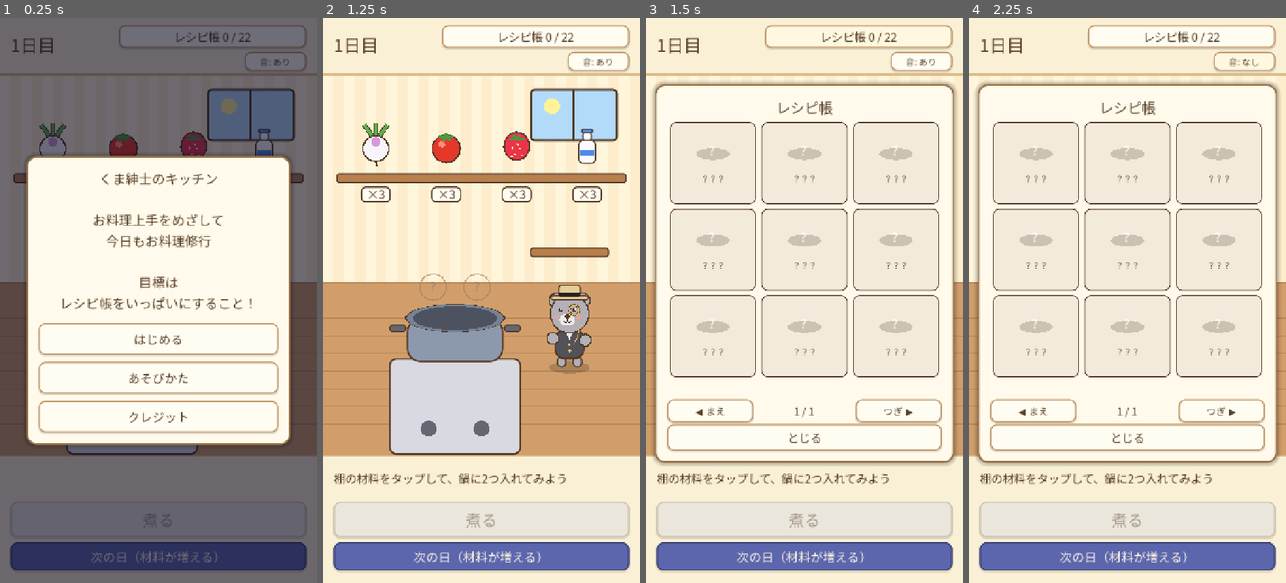
Above: before the commit, frames 1-4 (left to right).
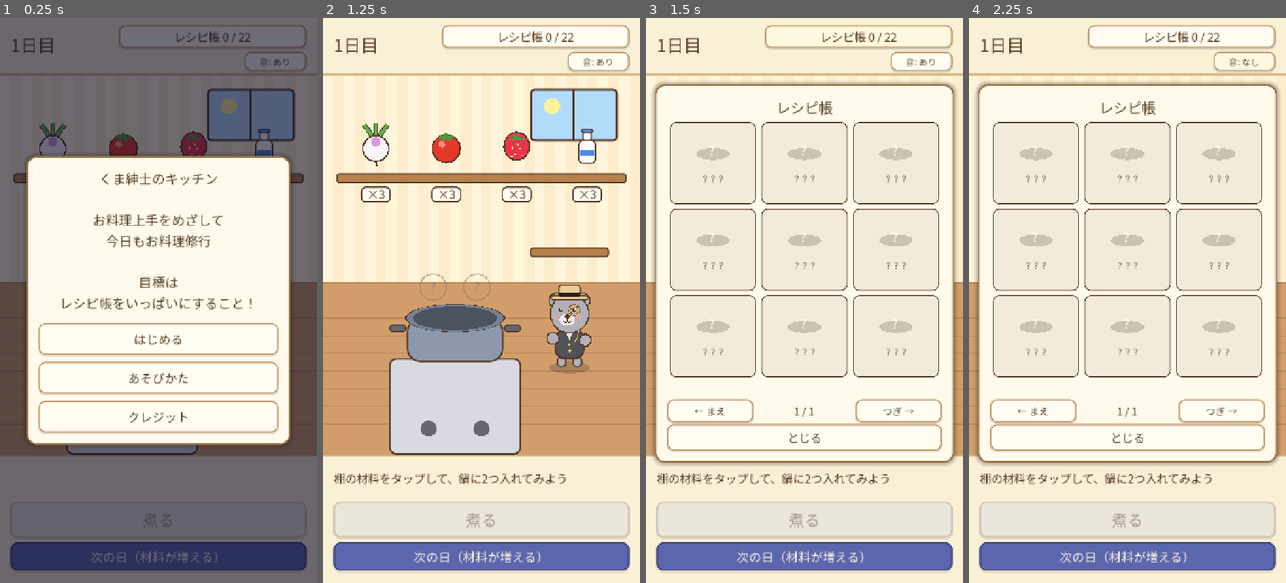
Above: after the commit, the same moments.

Repository: lalalalasuke-jpg/kuma-kitchen
Game: Godot game, scene res://scenes/main.tscn
The game is run twice, just before and just after one commit, with the same random seed, the same clock (stepped at 60 frames per second) and the same inputs.
Inputs:
- Up to frame 1 (0.25 s): no input
- Up to frame 2 (1.25 s): click "はじめる" at 0.5 s
- Up to frame 3 (1.5 s): click "レシピ帳 0 / 22" at 1.25 s
- Up to frame 4 (2.25 s): click "音: あり" at 2 s

Frames 1-2 are identical in both runs. In frame 3, less than 0.1% of the frame differs, in the area x 15-85%, y 68-71%; in frame 4, less than 0.1%.

Commit message:
レシピ帳のページ送りの矢印と©が文字化けしていたので、フォントにある文字（← → (c)）に
Co-Authored-By: Claude Opus 5.5 <noreply@anthropic.com>

Diff:
--- a/scenes/main.gd
+++ b/scenes/main.gd
@@ -89,7 +89,7 @@
 
 フォント: Noto Sans JP（SIL Open Font License 1.1）
 ゲームエンジン: Godot Engine（MIT License）
-© Juan Linietsky, Ariel Manzur and contributors
+(c) Juan Linietsky, Ariel Manzur and contributors
 godotengine.org/license"""
 
 signal popup_closed
@@ -574,7 +574,7 @@
 	var nav := HBoxContainer.new()
 	nav.add_theme_constant_override("separation", 16)
 	bbox.add_child(nav)
-	for spec in [["◀ まえ", -1], ["", 0], ["つぎ ▶", 1]]:
+	for spec in [["← まえ", -1], ["", 0], ["つぎ →", 1]]:
 		if spec[1] == 0:
 			page_label = Label.new()
 			page_label.custom_minimum_size = Vector2(200, 0)
